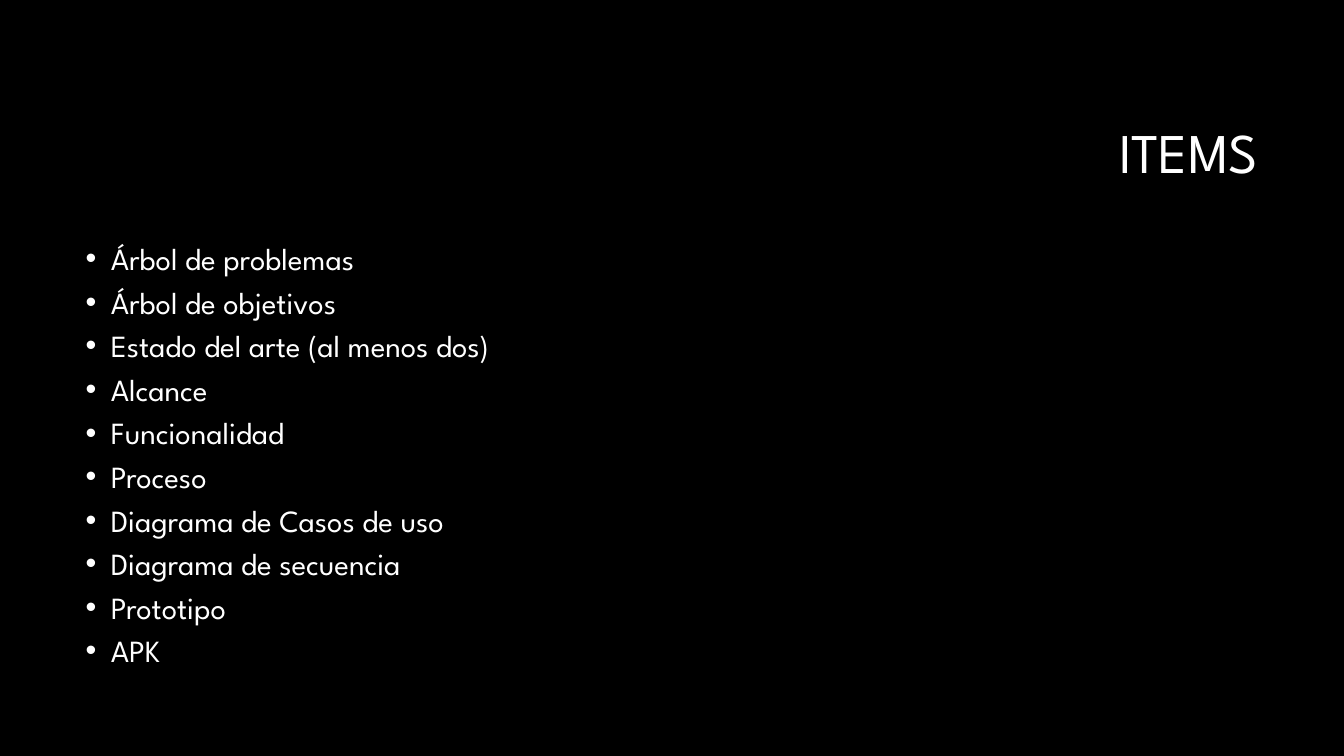
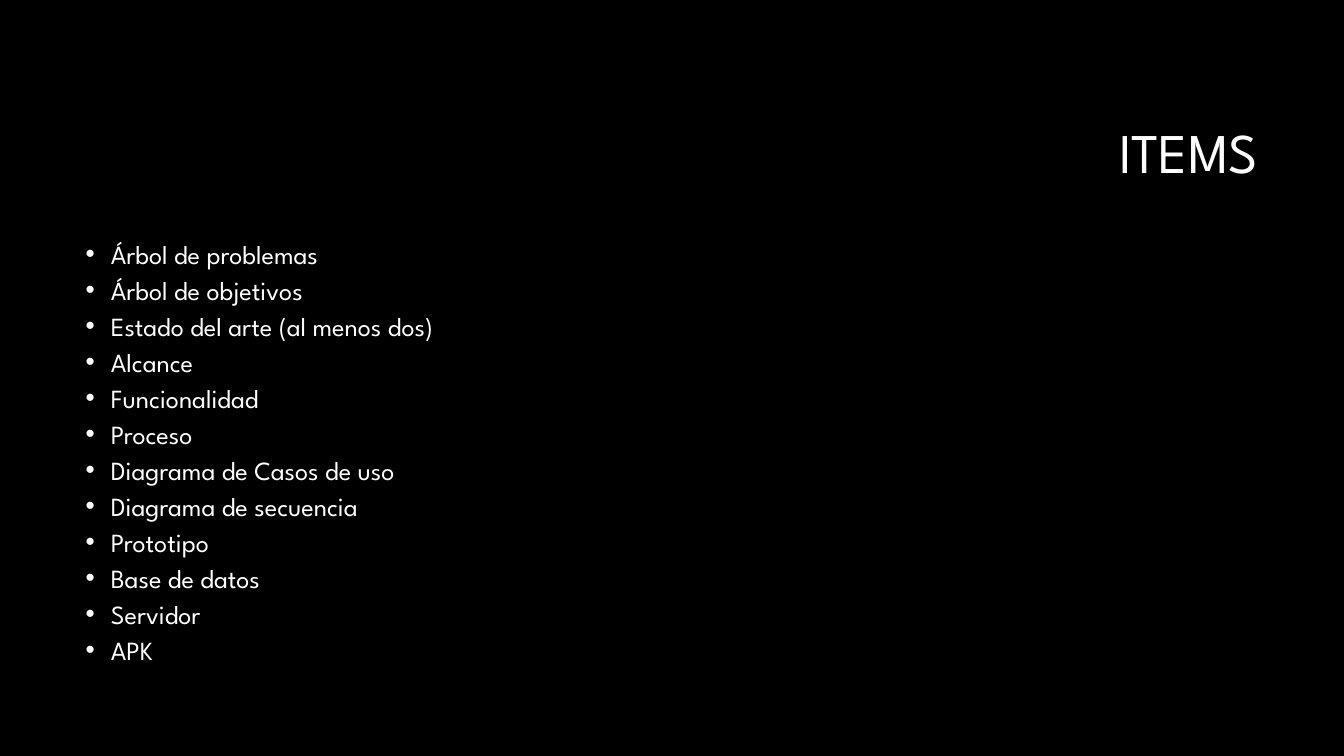
Before and after one commit to cjroperoa/buscaCarga, a slide deck: slide 2 of Docs/Pautas de la presentación.pptx. Drawn at 1344x756 pixels with LibreOffice and Linux fonts; fonts in the diff are those of the drawing; background and template pictures are left out. Boxes give left, top, right and bottom in pixels: in the first picture for what was removed or moved away, otherwise in the second. Text is boxed around its words. In the diff, an @@ line names an element or a change of style, - is before the commit and + after.

```diff
--- a/Docs/Pautas de la presentación.pptx
+++ b/Docs/Pautas de la presentación.pptx
@@ text at (111, 242, 433, 660): size 22 to 18.7 pt in "Árbol de problemas", "Árbol de objetivos", "Estado del arte (al menos dos)", "Alcance" and 6 more places; line spacing 0.8 to 0.7 @@
@@ text at (111, 570, 260, 625): paragraphs added @@
+• Base de datos
+• Servidor
```
